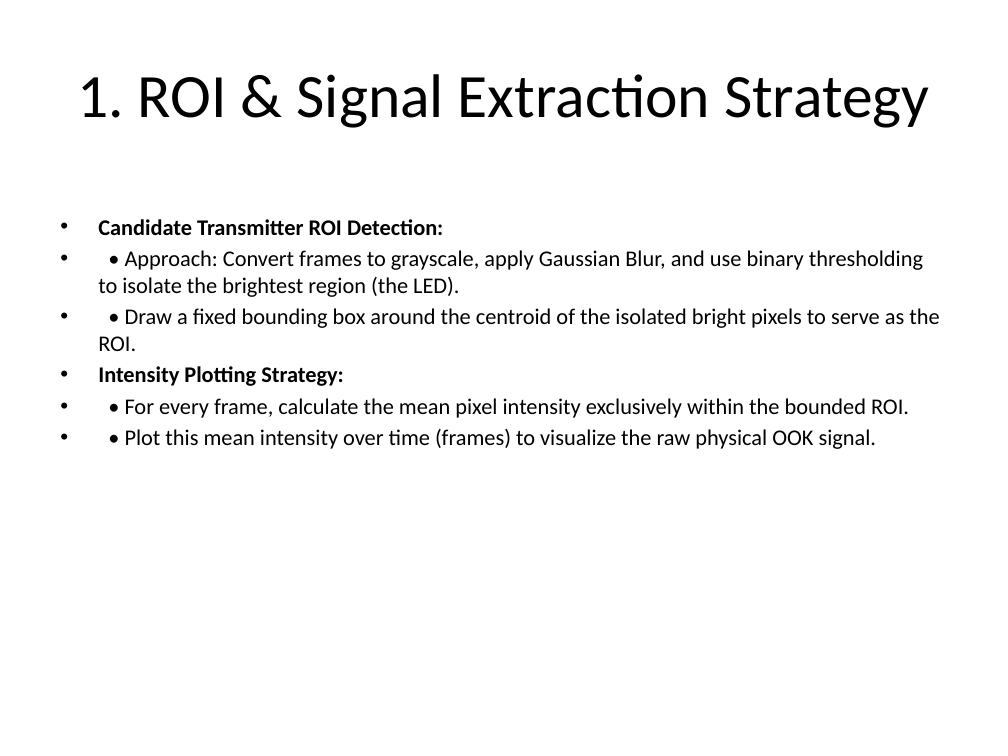
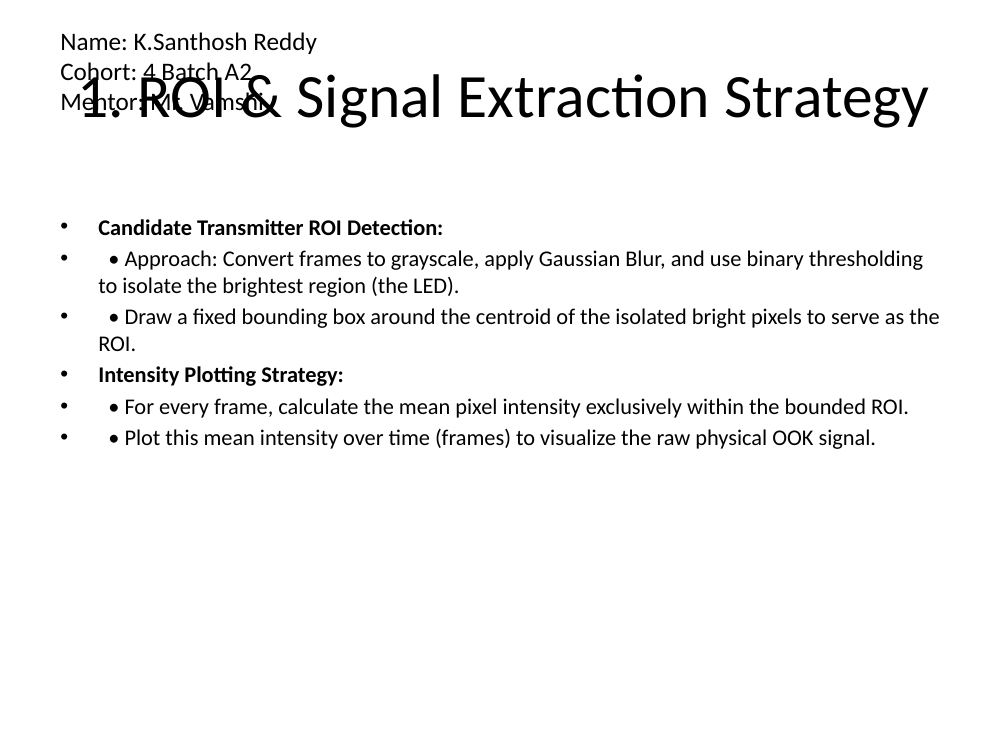
Before and after one commit to santhosh19-web/IITG-Project-Final, a slide deck: slide 1 of WEEK_2_Day_9_Mentor_Review.pptx. Drawn at 1008x756 pixels with LibreOffice and Linux fonts; fonts in the diff are those of the drawing. Boxes give left, top, right and bottom in pixels: in the first picture for what was removed or moved away, otherwise in the second. Text is boxed around its words. In the diff, an @@ line names an element or a change of style, - is before the commit and + after.

Commit message:
Update python and ppt files from Day 4 to Day 21 with student and mentor details

```diff
--- a/WEEK_2_Day_9_Mentor_Review.pptx
+++ b/WEEK_2_Day_9_Mentor_Review.pptx
@@ text added at (x1=60, y1=32, x2=317, y2=117), 18 pt, text #000000 @@
+Name: K.Santhosh Reddy
+Cohort: 4 Batch A2
+Mentor: Mr. Vamshi
```
Also in this commit, not shown: 16 other files.
